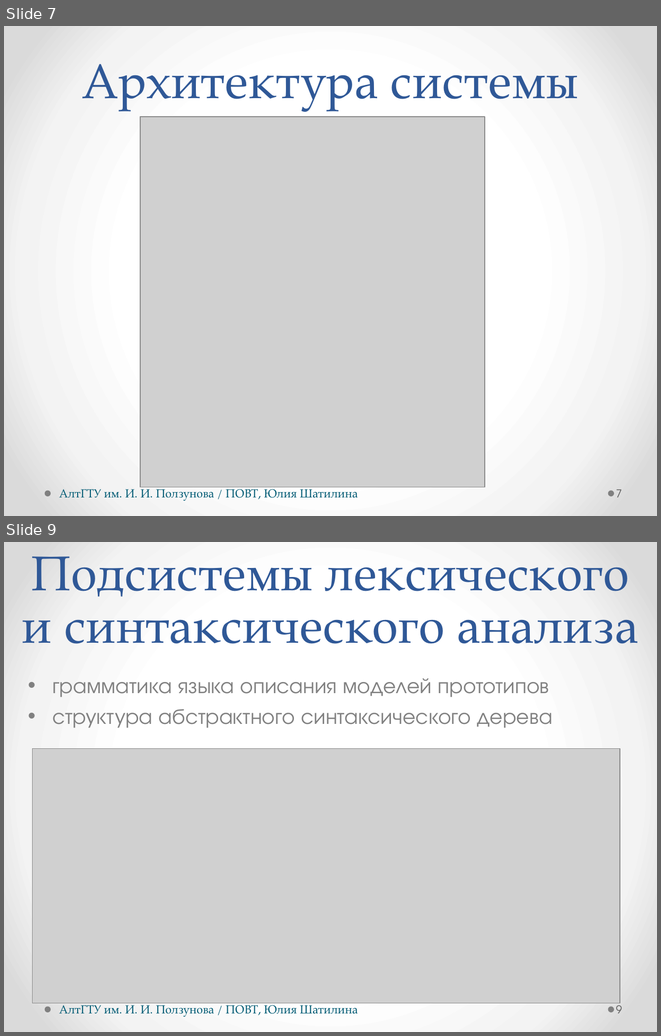
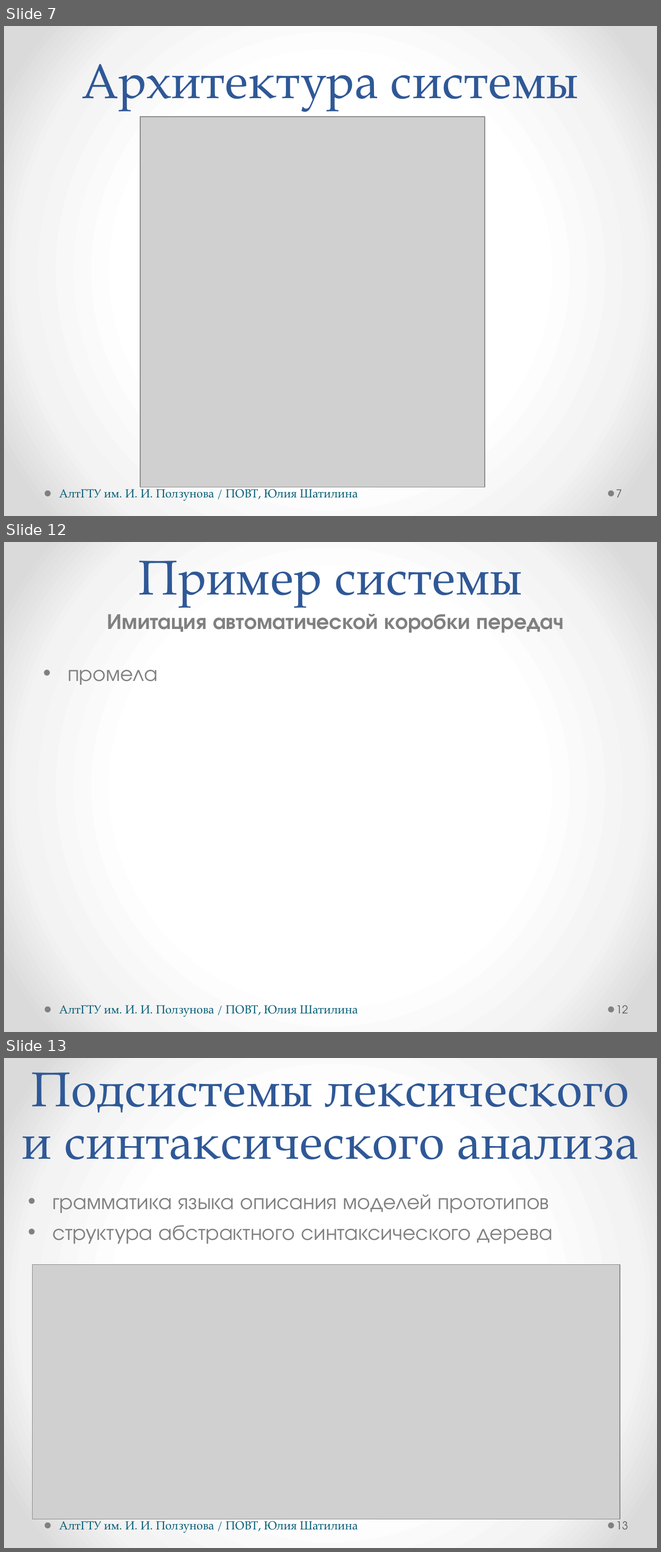
Before and after one commit to hisohito/proto-doc, a slide deck: shatilina.pptx. Shown one above the other, each under a label of ours: slides 7 and 9 before the commit, slides 7, 12 and 13 after it; the slides between them are not shown. The pictures are 661x1036 and 661x1552 pixels, drawn with LibreOffice and Linux fonts; fonts in the diff are those of the drawing; grey boxes stand for pictures. Boxes give left, top, right and bottom in pixels: in the first picture for what was removed or moved away, otherwise in the second. Text is boxed around its words. In the diff, an @@ line names an element or a change of style, - is before the commit and + after.

```diff
--- a/shatilina.pptx
+++ b/shatilina.pptx
@@ slide 12 added at (x1=4, y1=542, x2=657, y2=1032), background gradient #FFFFFF to #F4F4F4 to #DADADA; not listed: 2 template elements that a slide beside it also shows @@
@@ title added at (x1=139, y1=561, x2=522, y2=607), 54 pt, text #2F5897 @@
+Пример системы
@@ text added at (x1=107, y1=614, x2=564, y2=633), 24 pt, text #808080, bold @@
+Имитация автоматической коробки передач
@@ text added at (x1=68, y1=670, x2=158, y2=685), 24 pt, text #808080 @@
+• промела
@@ text added at (x1=59, y1=1005, x2=358, y2=1016), 13 pt, text #045C75 @@
+АлтГТУ им. И. И. Ползунова / ПОВТ, Юлия Шатилина
@@ page number added at (x1=616, y1=1005, x2=628, y2=1013), 12 pt, text #595959 @@
+12
@@ what was slide 9 is now slide 13 @@
@@ page number at (x1=616, y1=1518, x2=628, y2=1529): text changed @@
-9
+13
```
Also in this commit, not shown: 1 slide changed, 3 other slides added, 2 other files.
